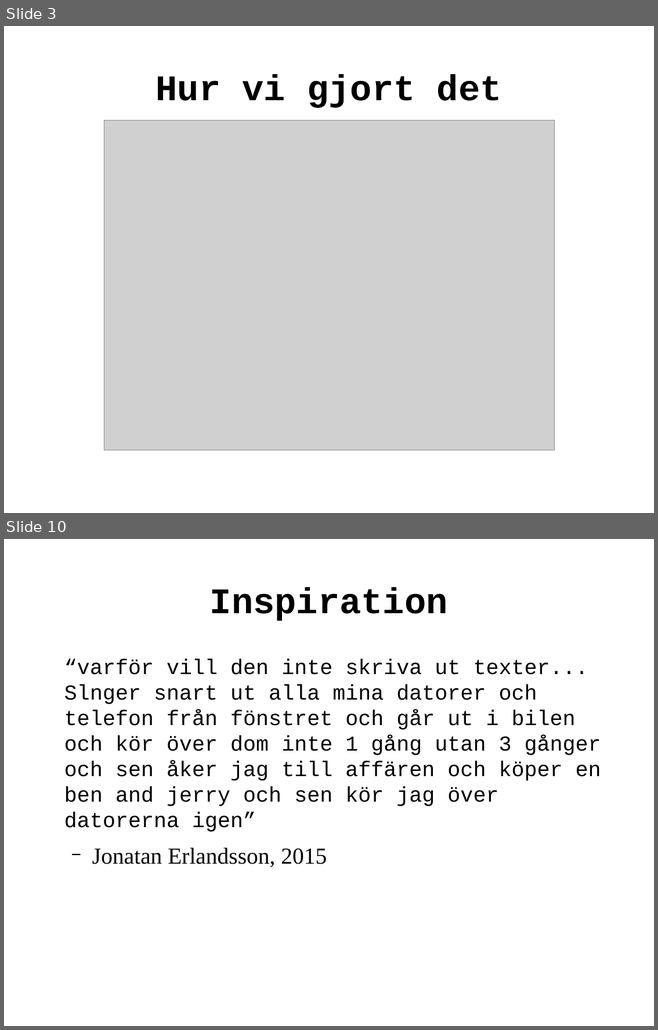
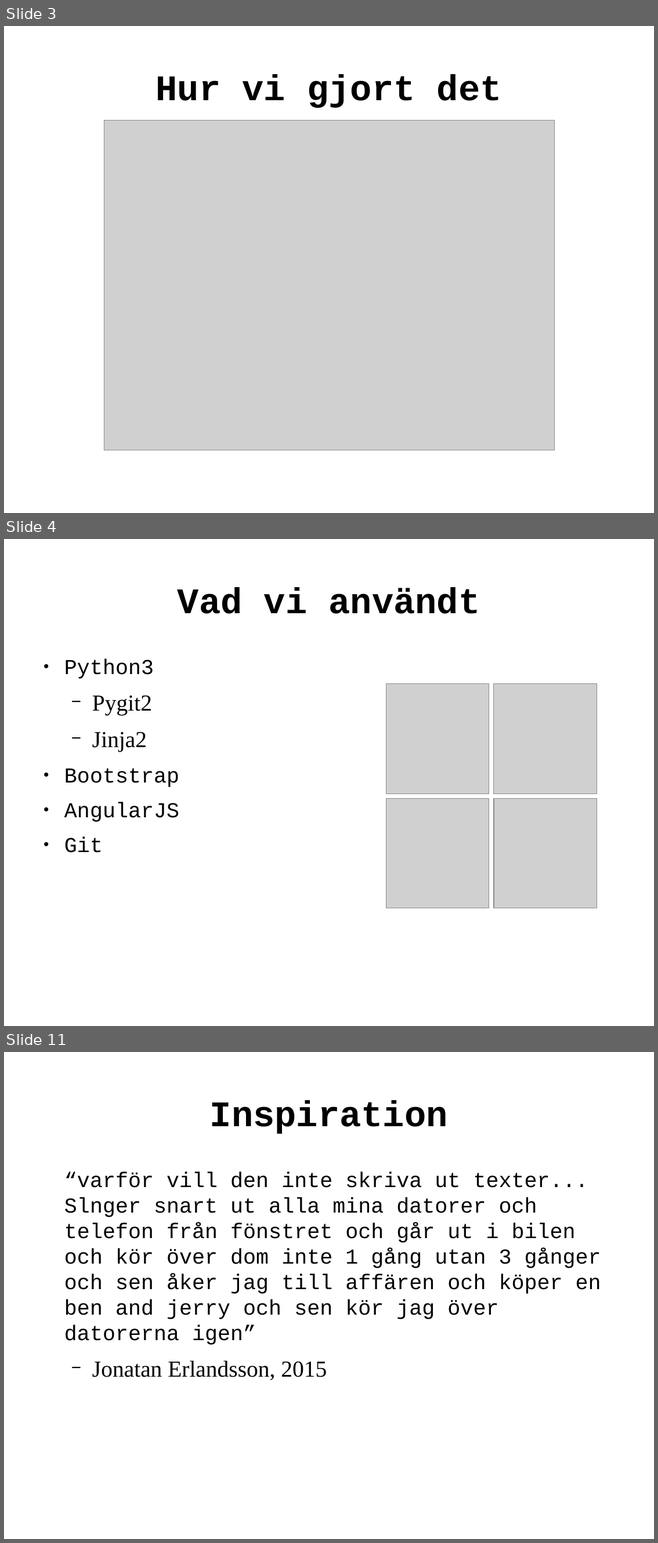
Before and after one commit to erlaan/git2web, a slide deck: log/presentation.odp. Shown one above the other, each under a label of ours: slides 3 and 10 before the commit, slides 3, 4 and 11 after it; the slides between them are not shown. The pictures are 658x1030 and 658x1543 pixels, drawn with LibreOffice and Linux fonts; fonts in the diff are those of the drawing; grey boxes stand for pictures. Boxes give left, top, right and bottom in pixels: in the first picture for what was removed or moved away, otherwise in the second. Text is boxed around its words. In the diff, an @@ line names an element or a change of style, - is before the commit and + after.

```diff
--- a/log/presentation.odp
+++ b/log/presentation.odp
@@ slide 4 added at <box>4,539,654,1026</box>, background #FFFFFF @@
@@ title added at <box>177,588,480,614</box>, 44 pt, text #000000, bold @@
+Vad vi användt
@@ text added at <box>64,659,179,853</box>, 26 pt, text #000000 @@
+● Python3
+  − Pygit2
+  − Jinja2
+● Bootstrap
+● AngularJS
+● Git
@@ picture added at <box>386,683,489,794</box> @@
@@ picture added at <box>494,683,597,794</box> @@
@@ picture added at <box>386,798,489,908</box> @@
@@ picture added at <box>494,798,597,908</box> @@
@@ what was slide 10 is now slide 11 @@
```
Also in this commit, not shown: 5 slides changed, 2 other slides added, 2 slides removed, 4 other files.
